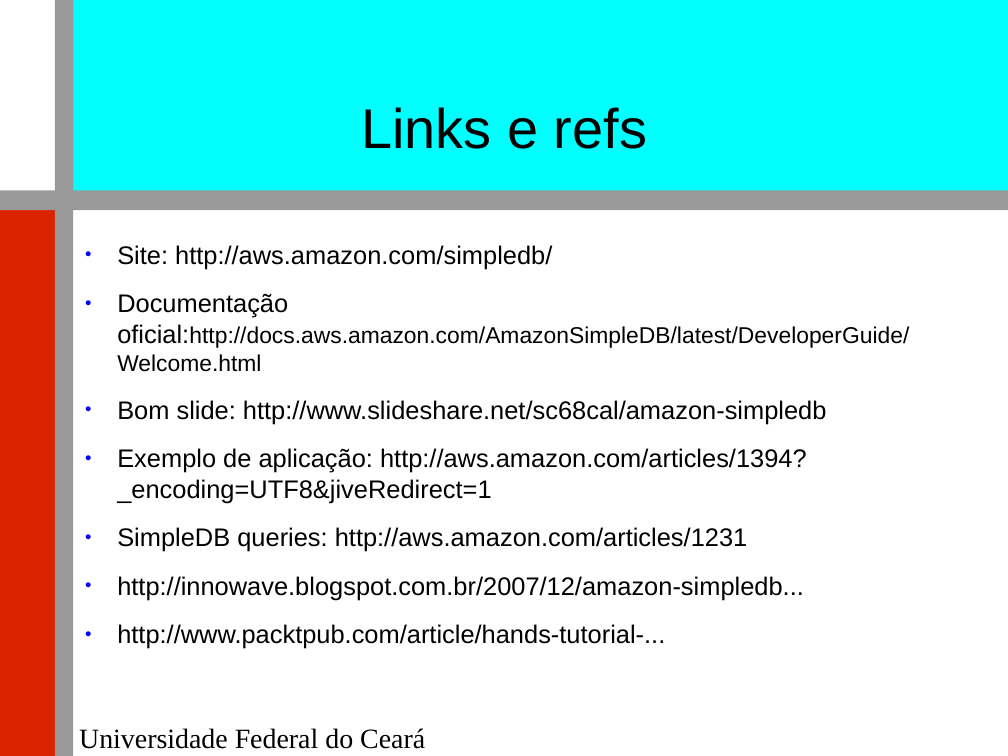
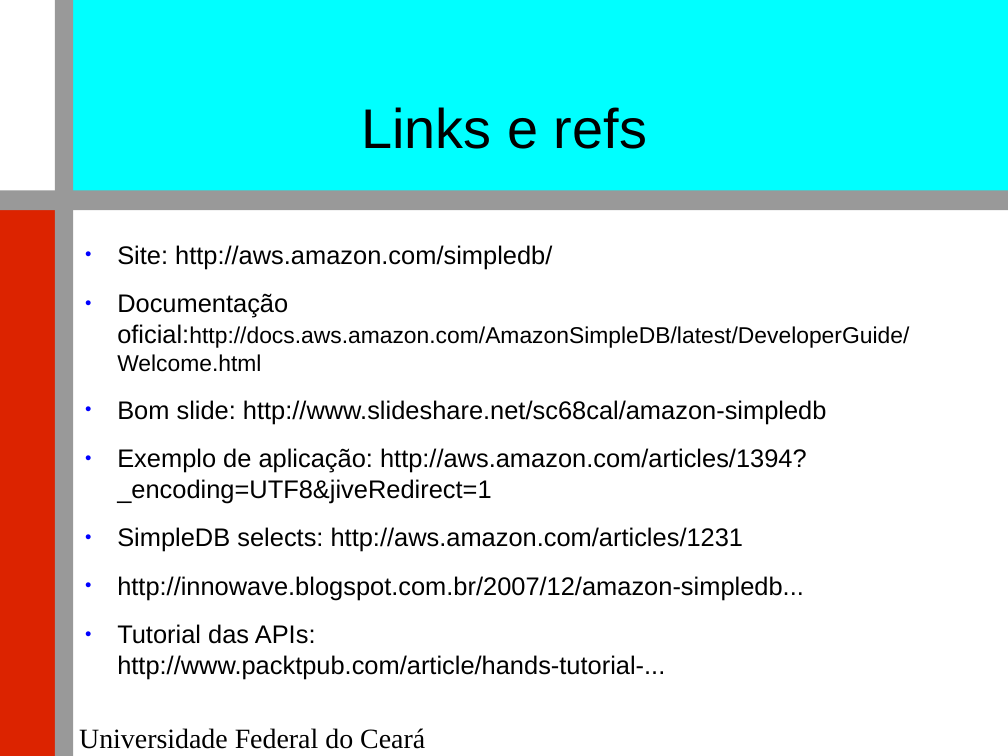
Before and after one commit to renatocjn/NoSQL_TF, a slide deck: slide 29 of Apresentação.odp. Drawn at 1008x756 pixels with LibreOffice and Linux fonts; fonts in the diff are those of the drawing; background and template pictures are left out. Boxes give left, top, right and bottom in pixels: in the first picture for what was removed or moved away, otherwise in the second. Text is boxed around its words. In the diff, an @@ line names an element or a change of style, - is before the commit and + after.

```diff
--- a/Apresentação.odp
+++ b/Apresentação.odp
@@ text at (x1=117, y1=527, x2=744, y2=552): text changed @@
-● SimpleDB queries: http://aws.amazon.com/articles/1231
+● SimpleDB selects: http://aws.amazon.com/articles/1231
@@ text at (x1=117, y1=624, x2=665, y2=679): text changed @@
-● http://www.packtpub.com/article/hands-tutorial-...
+● Tutorial das APIs:
+  http://www.packtpub.com/article/hands-tutorial-...
```
Also in this commit, not shown: 7 other slides changed, 1 other file.
